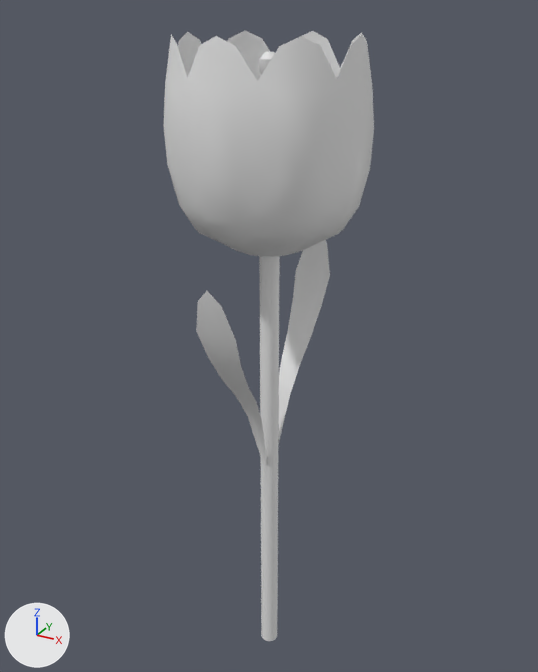
Renders of the Blender file FlourishProject/Assets/Models/Tulip/Blender/Tulip.blend from each side of a commit.
Rendered twice from a 50 mm camera at (10.2, -18.6, 21.6) aimed at (-0.3, 0.6, 12.0). The lights are fixed; the arrows at lower left show +X, +Y and +Z.

Before the edit, the objects in view are built like this:
```python
me_cylinder = bpy.data.meshes.new('Cylinder')
me_cylinder.from_pydata(...)  # 1038 vertices, 1014 faces; spans x -2.9..2.9, y -3.4..3.4, z 0.0..21.0
me_cylinder.polygons.foreach_set('use_smooth', [True] * 1014)
ob_tulip = bpy.data.objects.new('Tulip', me_cylinder)
ob_tulip.location = (0.0, 0.0, 0.0)
_m = ob_tulip.modifiers.new('Triangulate', 'TRIANGULATE')
```
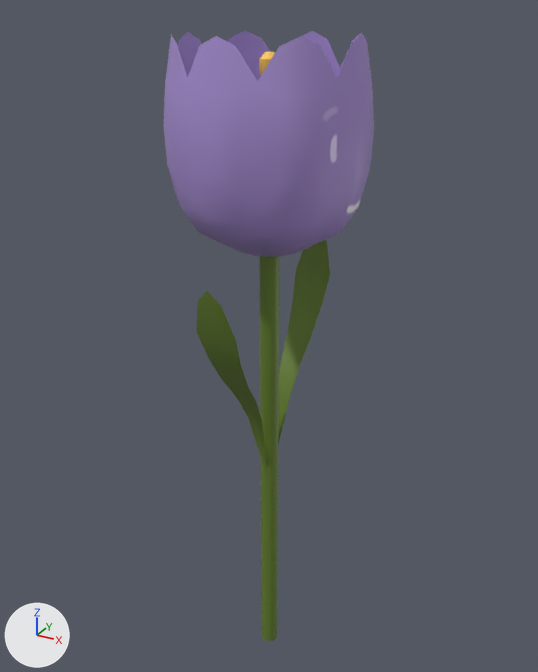
Commit message: Painted tulip.

The change in detail:
Picture 'TulipTexture.png' (img_tuliptexture_png) is new.
Material 'Material' (mat_material) is new.
Its texture is img_tuliptexture_png.
me_cylinder has 1038 vertices, 1014 faces and spans x -2.9..2.9, y -3.4..3.4, z 0.0..21.0.
me_cylinder now uses material mat_material (picture img_tuliptexture_png).

Location of each change, [x1, y1, x2, y2] in pixels of the pictures (538 x 672 px):
'Tulip', recoloured (grey to purple): [163, 31, 374, 641] in both
